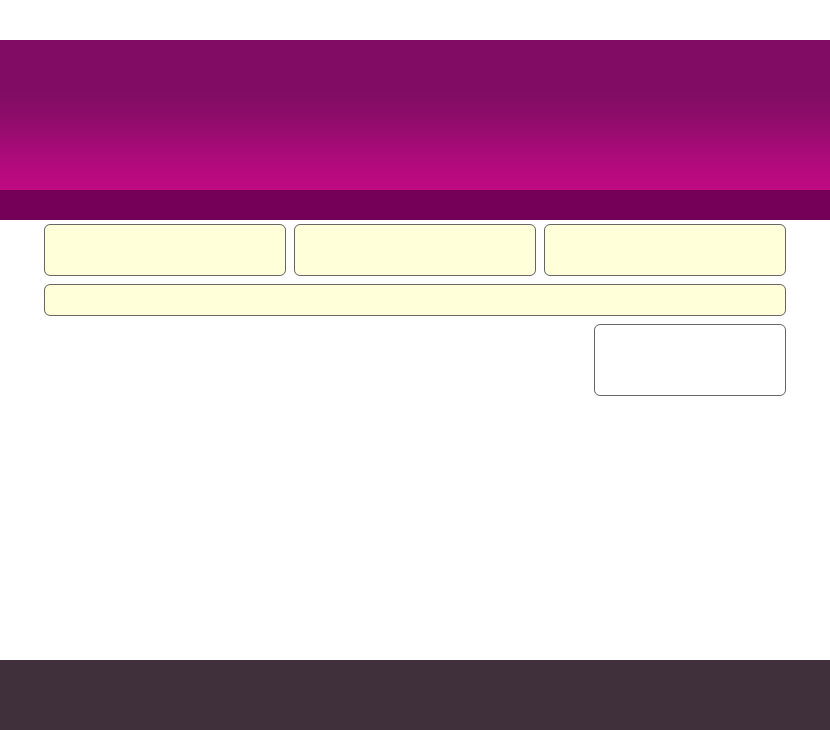
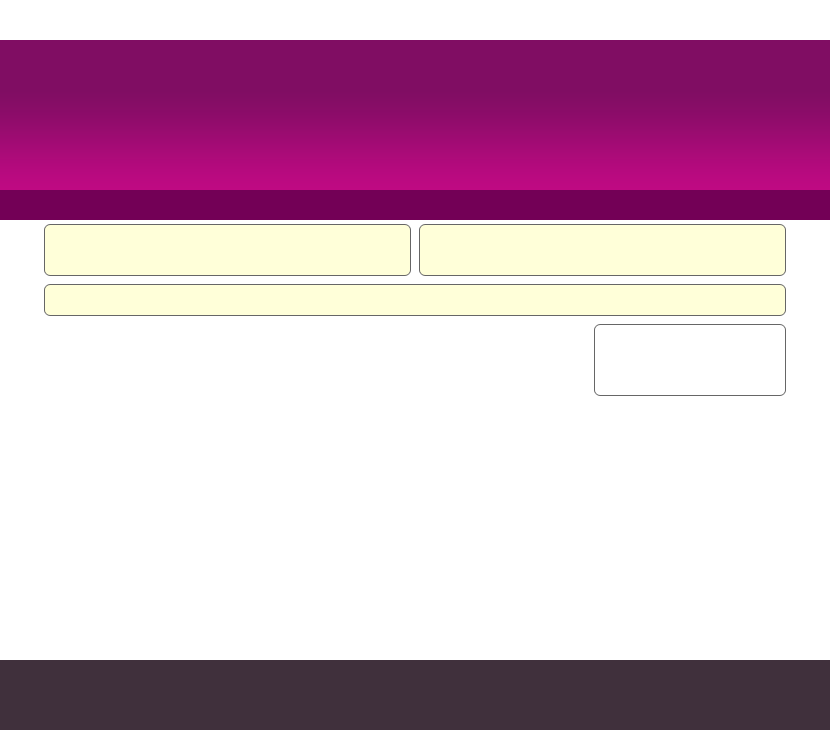
Layered file, before and after one edit (830x730). Changes by layer:
painted on "header / footer widgets" over [280,225,550,275]
